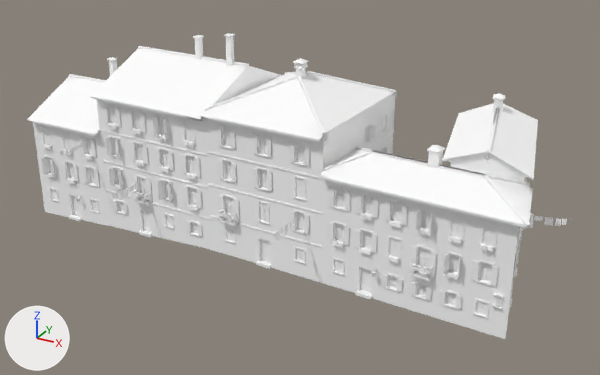
What one commit did to the glTF model games/yorimichi/assets/belmonte/meshes/SM_BM_BT_blk_03.glb.
The view is the same before and after, from a 50 mm lens placed at (38.2, -65.7, 37.7), pointed at (3.2, -2.1, 5.9). Arrows for +X, +Y and +Z are at lower left; the lights stay in place. The older version comes first. Vertices at exactly the same position are counted once.

The scene before the commit, as lines of its bpy script (objects in view):
```python
me_sm_bt_blk_03 = bpy.data.meshes.new('SM_BT_blk_03')
me_sm_bt_blk_03.from_pydata(...)  # 20200 vertices, 22345 faces; spans x -25.8..28.0, y -13.5..10.2, z -1.5..19.7
me_sm_bt_blk_03.materials.append(mat_bm_000_m_stone_002)
me_sm_bt_blk_03.materials.append(mat_bm_001_m_ashlar_002)
me_sm_bt_blk_03.materials.append(mat_bm_002_m_plaster_002)
me_sm_bt_blk_03.materials.append(mat_bm_003_m_roof_002)
me_sm_bt_blk_03.materials.append(mat_bm_004_m_wood_002)
me_sm_bt_blk_03.materials.append(mat_bm_005_m_plaster_rough)
me_sm_bt_blk_03.materials.append(mat_bm_006_m_rubble)
me_sm_bt_blk_03.materials.append(mat_bm_007_m_iron)
me_sm_bt_blk_03.materials.append(mat_bm_008_m_vcol)
me_sm_bt_blk_03.materials.append(mat_bm_009_m_glass_dark)
me_sm_bt_blk_03.materials.append(mat_bm_010_m_window_lit)
ob_sm_bm_bt_blk_03 = bpy.data.objects.new('SM_BM_BT_blk_03', me_sm_bt_blk_03)
ob_sm_bm_bt_blk_03.location = (0.0, 0.0, 0.0)
```
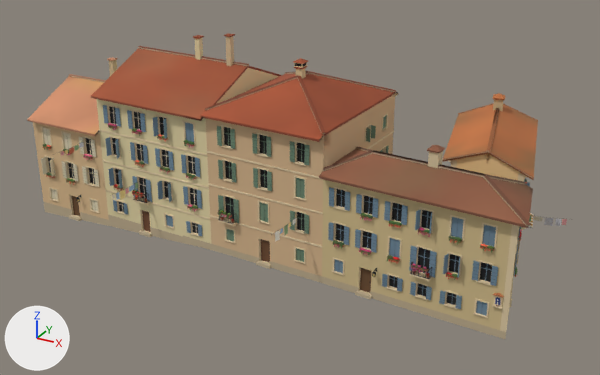
What differs and where, as boxes [x1, y1, x2, y2] in the pictures (600 x 375 px):
part 1 of me_sm_bt_blk_03, recoloured (white to beige)
    both: [27, 33, 567, 339]

The change, as a list of edits to the scene's bpy script:
```text
Change me_sm_bt_blk_03:
    where me_sm_bt_blk_03.from_pydata(...)  # 20200 vertices, 22345 faces; spans x -25.8..28.0, y -13.5..10.2, z -1.5..19.7
    used by ob_sm_bm_bt_blk_03; location = (0.0, 0.0, 0.0)
    me_sm_bt_blk_03 part 1: 22345 faces centred in x -25.7..28.0, y -13.5..10.1, z -1.4..19.7 are repainted in the vertex colours; the middle colour goes from white #ffffff to beige #d5b893
```
